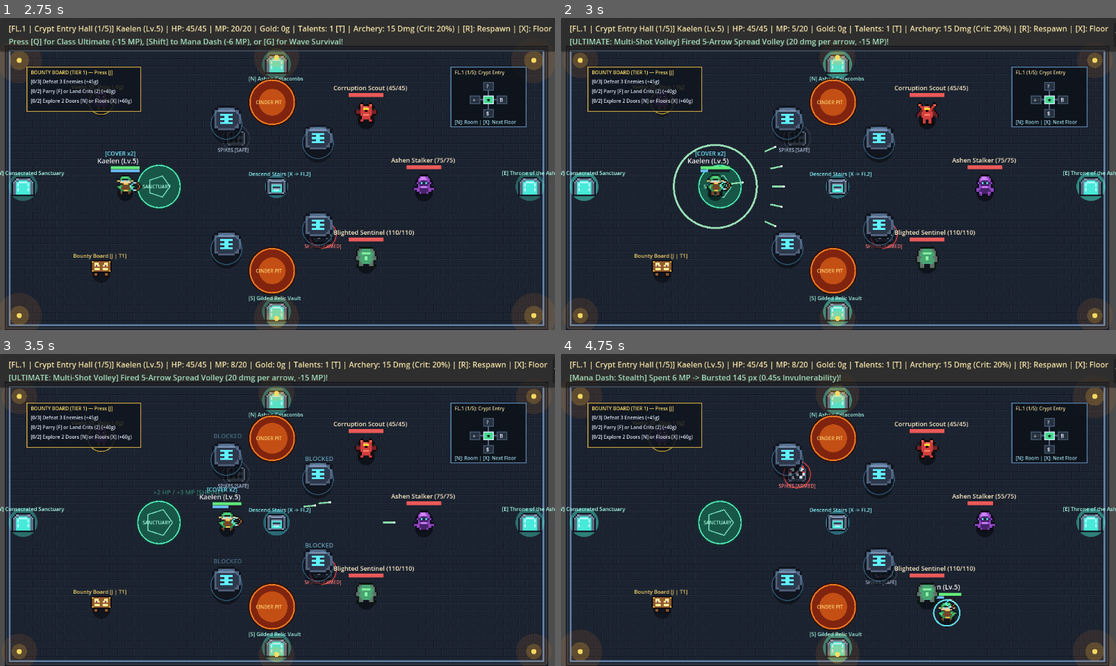
Above: before the commit, frames 1-4 (two rows, left to right).
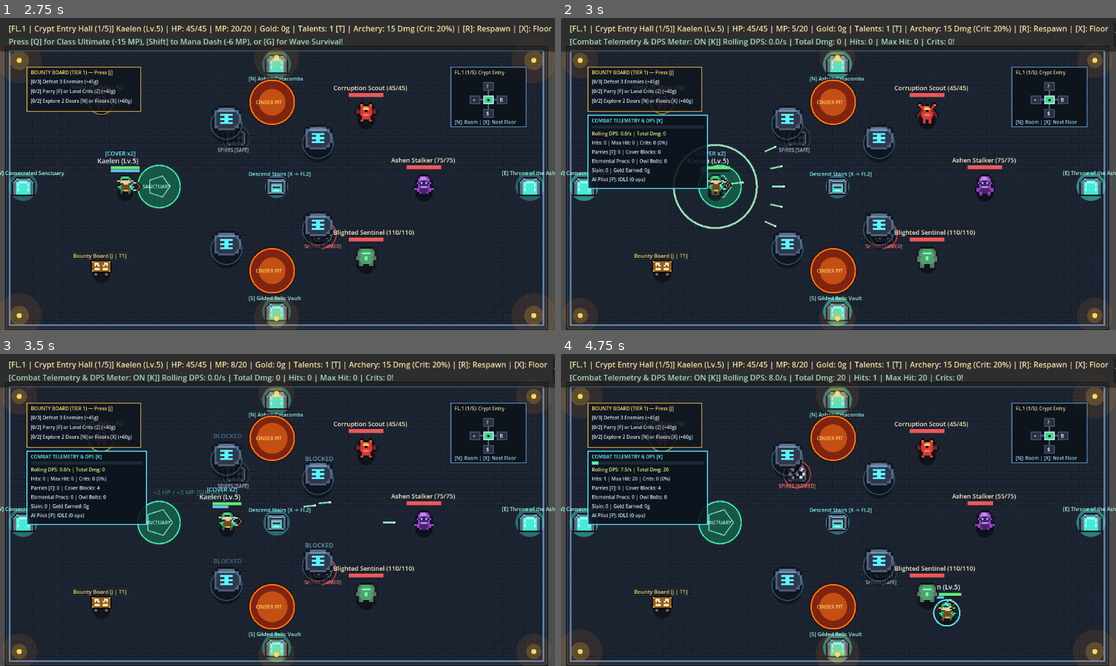
Above: after the commit, the same moments.

Repository: breakingthebot/AI-Godot-Unity-Project
Game: Godot game, scene res://scenes/main.tscn
Two runs of this game, one before a commit and one after it. Both use one fixed random seed, a clock stepped at 60 frames per second and the inputs below.
Inputs (mouse positions are in pixels of both pictures, inside the frame that each line leads up to):
- Up to frame 1 (2.75 s): click "Play 2D Arena [Tab]" at 0.5 s; click "Play 2D Arena [Tab]" at 1.25 s; click "⚔ ENTER THE CITADEL (2D ARENA…" at 2 s
- Up to frame 2 (3 s): tap Q at 2.75 s; move the mouse to (960, 158) at 2.77 s; hold D from 2.78 s (still down); tap K at 2.85 s; click (960, 158) at 2.92 s
- Up to frame 3 (3.5 s): keep holding D; tap Space at 3.02 s
- Up to frame 4 (4.75 s): move the mouse to (727, 525) at 3.52 s; release D at 3.53 s; hold S 3.53-4.28 s; tap K at 3.6, 4.55 s; tap Space at 3.77 s; move the mouse to (894, 441) at 4.27 s; hold D from 4.28 s (still down); tap Shift at 4.35 s

Frame 1 is identical in both runs. In frame 2, 2.3% of the frame differs, in the area x 2-71%, y 6-55%; in frame 3, 2.2%; in frame 4, 2.2%.

Commit message:
Add v3.0.0 Live Combat Telemetry & Rolling DPS Meter Overlay [K], and 58/58 tests

Diff:
--- a/godot_project/scripts/arena_controller.gd
+++ b/godot_project/scripts/arena_controller.gd
@@ -181,6 +181,12 @@
 var _familiar_fire_accum: float = 0.0
 var total_familiar_bolts_fired: int = 0
 var total_familiar_loot_fetched: int = 0
+var telemetry_overlay_visible: bool = false
+var total_damage_dealt: int = 0
+var total_hits_landed: int = 0
+var highest_single_hit: int = 0
+var combat_elapsed_seconds: float = 0.0
+var _dps_window_events: Array[Dictionary] = []
 
 const FAMILIAR_ORBIT_RADIUS: float = 48.0
 const FAMILIAR_ORBIT_SPEED: float = 2.6
@@ -188,6 +194,7 @@
 const FAMILIAR_BASE_DAMAGE: int = 9
 const FAMILIAR_UPGRADE_GOLD_COST: int = 30
 const FAMILIAR_LOOT_FETCH_RADIUS: float = 220.0
+const DPS_ROLLING_WINDOW_SECONDS: float = 5.0
 
 var _ui_layer: CanvasLayer
 var _status_label: Label
@@ -198,6 +205,7 @@
 var _talent_btn: Button
 var _bounty_btn: Button
 var _familiar_btn: Button
+var _telemetry_btn: Button
 var _sfx_btn: Button
 
 
@@ -1810,6 +1818,88 @@
 	}
 
 
+## Records a combat hit into the Rolling 5s DPS window and session combat analytics counters.
+func record_combat_damage(dmg_amount: int, time_step: float = 0.0) -> void:
+	var clean_dmg: int = maxi(0, dmg_amount)
+	if time_step > 0.0:
+		combat_elapsed_seconds += time_step
+	total_damage_dealt += clean_dmg
+	total_hits_landed += 1
+	highest_single_hit = maxi(highest_single_hit, clean_dmg)
+	_dps_window_events.append({
+		"t": combat_elapsed_seconds,
+		"dmg": clean_dmg
+	})
+	var cutoff: float = combat_elapsed_seconds - DPS_ROLLING_WINDOW_SECONDS
+	var kept: Array[Dictionary] = []
+	for ev in _dps_window_events:
+		if float(ev.get("t", 0.0)) >= cutoff:
+			kept.append(ev)
+	_dps_window_events = kept
+
+
+## Computes the rolling 5-second DPS (Damage Per Second) across recent combat hits.
+func get_rolling_dps() -> float:
+	if _dps_window_events.is_empty():
+		return 0.0
+	var cutoff: float = combat_elapsed_seconds - DPS_ROLLING_WINDOW_SECONDS
+	var window_dmg: int = 0
+	for ev in _dps_window_events:
+		if float(ev.get("t", 0.0)) >= cutoff:
+			window_dmg += int(ev.get("dmg", 0))
+	var denom: float = clampf(combat_elapsed_seconds, 1.0, DPS_ROLLING_WINDOW_SECONDS)
+	return float(window_dmg) / denom
+
+
+## Builds a structured dictionary of live in-game combat analytics and rolling DPS metrics.
+func get_combat_telemetry_summary() -> Dictionary:
+	var elem_procs: int = total_chilled_hits + total_elemental_burn_ticks + total_stormchain_arcs
+	var obs_crit_pct: int = int(round(float(total_critical_hits) / float(maxi(1, total_hits_landed)) * 100.0))
+	return {
+		"telemetry_overlay_visible": telemetry_overlay_visible,
+		"rolling_dps": snappedf(get_rolling_dps(), 0.1),
+		"total_damage_dealt": total_damage_dealt,
+		"total_hits_landed": total_hits_landed,
+		"highest_single_hit": highest_single_hit,
+		"total_critical_hits": total_critical_hits,
+		"observed_crit_rate_pct": obs_crit_pct,
+		"calculated_crit_chance_pct": int(round(get_calculated_crit_chance() * 100.0)),
+		"total_projectiles_parried": total_projectiles_parried,
+		"obstacle_blocks_count": obstacle_blocks_count,
+		"elemental_procs_total": elem_procs,
+		"total_familiar_bolts_fired": total_familiar_bolts_fired,
+		"total_enemies_defeated": total_enemies_defeated,
+		"total_gold_earned": total_gold_earned,
+		"ai_pilot_active": ai_pilot_active,
+		"ai_decisions_count": ai_decisions_count,
+		"ai_last_action": ai_last_action
+	}
+
+
+## Toggles the Live In-Game Combat Telemetry & Rolling DPS Meter Overlay ([K] Key / "DPS [K]" Button / "toggle_telemetry_overlay" RPC).
+func toggle_telemetry_overlay() -> Dictionary:
+	telemetry_overlay_visible = not telemetry_overlay_visible
+	if _telemetry_btn != null:
+		_telemetry_btn.text = "DPS: ON [K]" if telemetry_overlay_visible else "DPS: OFF [K]"
+	var state_str := "ON" if telemetry_overlay_visible else "OFF"
+	var msg := "[Combat Telemetry & DPS Meter: %s [K]] Rolling DPS: %.1f/s | Total Dmg: %d | Hits: %d | Max Hit: %d | Crits: %d!" % [
+		state_str,
+		get_rolling_dps(),
+		total_damage_dealt,
+		total_hits_landed,
+		highest_single_hit,
+		total_critical_hits
+	]
+	if _combat_banner != null:
+		_combat_banner.text = msg
+	arena_combat_event.emit(msg)
+	queue_redraw()
+	var summary := get_combat_telemetry_summary()
+	summary["status"] = "toggled"
+	summary["message"] = msg
+	return summary
+
+
 func _build_arena_overlay() -> void:
 	_ui_layer = CanvasLayer.new()
 	_ui_layer.name = "ArenaOverlay"
@@ -1936,6 +2026,12 @@
 	_familiar_btn.text = "Familiar: OFF [Z]"
 	_familiar_btn.pressed.connect(func() -> void: summon_or_upgrade_familiar())
 	hbox.add_child(_familiar_btn)
+
+	_telemetry_btn = Button.new()
+	_telemetry_btn.name = "TelemetryOverlayButton"
+	_telemetry_btn.text = "DPS: OFF [K]"
+	_telemetry_btn.pressed.connect(func() -> void: toggle_telemetry_overlay())
+	hbox.add_child(_telemetry_btn)
 
 	_sfx_btn = Button.new()
 	_sfx_btn.name = "SfxMuteButton"
@@ -2844,6 +2940,7 @@
 	var final_damage: int = damage * CRIT_DAMAGE_MULTIPLIER if crit_active else damage
 	if crit_active:
 		total_critical_hits += 1
+	record_combat_damage(final_damage)
 
 	_play_sfx("hit")
 	var d_pos: Vector2 = dummy.get("pos", Vector2(760.0, 200.0))
@@ -3019,6 +3116,8 @@
 				claim_or_advance_bounties()
 			elif ke.keycode == KEY_Z:
 				summon_or_upgrade_familiar()
+			elif ke.keycode == KEY_K:
+				toggle_telemetry_overlay()
 
 
 func _process(delta: float) -> void:
@@ -3099,6 +3198,7 @@
 
 	# 4. Step Floating Combat Text popups, Pixel-Spark Particles, and decay hit flash timers
 	_anim_time += delta
+	combat_elapsed_seconds += delta
 	step_floating_texts(delta)
 	step_particles(delta)
 	for i in range(dummies.size()):
@@ -3570,9 +3670,39 @@
 			draw_string(font, f_pos + Vector2(-26, 1), f_text, HORIZONTAL_ALIGNMENT_LEFT, -1, f_size, shadow_col)
 			draw_string(font, f_pos + Vector2(-27, 0), f_text, HORIZONTAL_ALIGNMENT_LEFT, -1, f_size, draw_col)
 
-	# 11. Live Top-Right Dungeon Minimap & Top-Left Quest Bounty Log Overlays
+	# 11. Live Top-Right Dungeon Minimap, Top-Left Quest Bounty Log & Combat Telemetry Overlays
 	_draw_dungeon_minimap(font)
 	_draw_bounty_tracker(font)
+	_draw_telemetry_overlay(font)
+
+
+func _draw_telemetry_overlay(font: Font) -> void:
+	if font == null or not telemetry_overlay_visible:
+		return
+	var panel_rect := Rect2(Vector2(56.0, 202.0), Vector2(248.0, 152.0))
+	draw_rect(panel_rect, Color(0.04, 0.07, 0.11, 0.88), true)
+	draw_rect(panel_rect, Color(0.38, 0.92, 1.0, 0.92), false, 1.8)
+	draw_string(font, panel_rect.position + Vector2(8, 15), "COMBAT TELEMETRY & DPS [K]", HORIZONTAL_ALIGNMENT_LEFT, -1, 10, Color(0.45, 0.96, 1.0))
+
+	var r_dps: float = get_rolling_dps()
+	var bar_bg := Rect2(panel_rect.position + Vector2(8, 21), Vector2(232.0, 7.0))
+	var dps_fill_ratio: float = clampf(r_dps / 120.0, 0.0, 1.0)
+	draw_rect(bar_bg, Color(0.12, 0.16, 0.22, 0.95), true)
+	draw_rect(Rect2(bar_bg.position, Vector2(bar_bg.size.x * dps_fill_ratio, bar_bg.size.y)), Color(0.35, 0.95, 0.68), true)
+
+	var elem_procs: int = total_chilled_hits + total_elemental_burn_ticks + total_stormchain_arcs
+	var obs_crit_pct: int = int(round(float(total_critical_hits) / float(maxi(1, total_hits_landed)) * 100.0))
+	var rows: Array[String] = [
+		"Rolling DPS: %.1f/s | Total Dmg: %d" % [r_dps, total_damage_dealt],
+		"Hits: %d | Max Hit: %d | Crits: %d (%d%%)" % [total_hits_landed, highest_single_hit, total_critical_hits, obs_crit_pct],
+		"Parries [F]: %d | Cover Blocks: %d" % [total_projectiles_parried, obstacle_blocks_count],
+		"Elemental Procs: %d | Owl Bolts: %d" % [elem_procs, total_familiar_bolts_fired],
+		"Slain: %d | Gold Earned: %dg" % [total_enemies_defeated, total_gold_earned],
+		"AI Pilot [P]: %s (%d ops)" % [ai_last_action.to_upper(), ai_decisions_count]
+	]
+	for i in range(rows.size()):
+		var col := Color(0.95, 0.92, 0.55) if i == 0 else Color(0.84, 0.90, 0.96)
+		draw_string(font, panel_rect.position + Vector2(8, 42 + i * 19), rows[i], HORIZONTAL_ALIGNMENT_LEFT, -1, 10, col)
 
 
 func _draw_bounty_tracker(font: Font) -> void:
--- a/godot_project/scripts/command_center_receiver.gd
+++ b/godot_project/scripts/command_center_receiver.gd
@@ -272,6 +272,14 @@
 				var f_dt: float = float(payload.get("delta", 1.2))
 				var sf_res: Dictionary = arena.step_familiar(f_dt)
 				action_note = "Remote RPC stepped Spirit Owl Familiar -> %d bolts, %d coins" % [int(sf_res.get("bolts_fired", 0)), int(sf_res.get("coins_fetched", 0))]
+		"toggle_telemetry_overlay":
+			if arena != null and arena.has_method("toggle_telemetry_overlay"):
+				var to_res: Dictionary = arena.toggle_telemetry_overlay()
+				action_note = "Remote RPC toggled Combat Telemetry & DPS Overlay -> %s (DPS: %.1f)" % [str(to_res.get("telemetry_overlay_visible", false)), float(to_res.get("rolling_dps", 0.0))]
+		"get_combat_telemetry":
+			if arena != null and arena.has_method("get_combat_telemetry_summary"):
+				var ct_res: Dictionary = arena.get_combat_telemetry_summary()
+				action_note = "Remote RPC queried Combat Telemetry -> Total Dmg: %d, Rolling DPS: %.1f" % [int(ct_res.get("total_damage_dealt", 0)), float(ct_res.get("rolling_dps", 0.0))]
 		"toggle_mute":
 			if sfx_node != null and sfx_node.has_method("toggle_mute"):
 				var muted_now: bool = sfx_node.toggle_mute()
@@ -385,6 +393,11 @@
 		"familiar_rank": int(arena.familiar_rank) if arena != null else 0,
 		"total_familiar_bolts_fired": int(arena.total_familiar_bolts_fired) if arena != null else 0,
 		"total_familiar_loot_fetched": int(arena.total_familiar_loot_fetched) if arena != null else 0,
+		"telemetry_overlay_visible": bool(arena.telemetry_overlay_visible) if arena != null else false,
+		"rolling_dps": snappedf(arena.get_rolling_dps(), 0.1) if (arena != null and arena.has_method("get_rolling_dps")) else 0.0,
+		"total_damage_dealt": int(arena.total_damage_dealt) if arena != null else 0,
+		"total_hits_landed": int(arena.total_hits_landed) if arena != null else 0,
+		"highest_single_hit": int(arena.highest_single_hit) if arena != null else 0,
 		"sfx_muted": bool(sfx_node.muted) if sfx_node != null else false,
 		"total_sfx_played": int(sfx_node.total_sfx_played) if sfx_node != null else 0,
 		"high_wave_reached": int(loader.high_wave_reached) if loader != null else 1,
--- a/godot_project/tests/test_hud_headless.gd
+++ b/godot_project/tests/test_hud_headless.gd
@@ -791,22 +791,54 @@
 		printerr("FAIL: Spirit Owl Rank 2 upgrade or 'summon_familiar' / 'step_familiar' RPC failed: up=", up_owl_rpc, " step=", step_owl_rpc)
 		quit(1)
 		return true
-	print("PASS [55/56]: Spirit Owl Rank 2 Upgrade & UDP RPCs verified (Bolt Dmg %d->%d, Total Owl Bolts=%d)." % [
+	print("PASS [55/58]: Spirit Owl Rank 2 Upgrade & UDP RPCs verified (Bolt Dmg %d->%d, Total Owl Bolts=%d)." % [
 		dmg_r1,
 		dmg_r2,
 		int(owl_snap.get("total_familiar_bolts_fired", 0))
 	])
 
-	# 56. Verify Failure Mode / Missing File Boundary Error Banner
+	# 56. Verify Live In-Game Combat Telemetry & Rolling 5s DPS Meter Analytics ([K] Key / get_combat_telemetry_summary)
+	arena.record_combat_damage(45, 0.5)
+	var ct_summary: Dictionary = arena.get_combat_telemetry_summary()
+	var r_dps_val: float = float(ct_summary.get("rolling_dps", 0.0))
+	var tot_dmg_val: int = int(ct_summary.get("total_damage_dealt", 0))
+	var tot_hits_val: int = int(ct_summary.get("total_hits_landed", 0))
+	var max_hit_val: int = int(ct_summary.get("highest_single_hit", 0))
+	if r_dps_val <= 0.0 or tot_dmg_val < 500 or tot_hits_val < 15 or max_hit_val < 45 or int(ct_summary.get("elemental_procs_total", 0)) < 3:
+		printerr("FAIL: Combat Telemetry & Rolling DPS summary invalid: ", ct_summary)
+		quit(1)
+		return true
+	print("PASS [56/58]: Combat Telemetry & Rolling DPS Analytics verified (Rolling DPS=%.1f/s, Total Dmg=%d, Hits=%d, Max Hit=%d, Elem Procs=%d)." % [
+		r_dps_val,
+		tot_dmg_val,
+		tot_hits_val,
+		max_hit_val,
+		int(ct_summary.get("elemental_procs_total", 0))
+	])
+
+	# 57. Verify Combat Telemetry Overlay Toggle ([K] Key / "toggle_telemetry_overlay" & "get_combat_telemetry" UDP RPCs)
+	var tog_ct_rpc: Dictionary = udp_bridge.execute_remote_command("toggle_telemetry_overlay", {})
+	var get_ct_rpc: Dictionary = udp_bridge.execute_remote_command("get_combat_telemetry", {})
+	var ct_snap: Dictionary = get_ct_rpc.get("snapshot", {})
+	if not arena.telemetry_overlay_visible or not bool(ct_snap.get("telemetry_overlay_visible", false)) or int(ct_snap.get("total_damage_dealt", 0)) < 500 or float(ct_snap.get("rolling_dps", 0.0)) <= 0.0:
+		printerr("FAIL: 'toggle_telemetry_overlay' or 'get_combat_telemetry' RPC failed: tog=", tog_ct_rpc, " get=", get_ct_rpc)
+		quit(1)
+		return true
+	print("PASS [57/58]: Combat Telemetry Overlay [K] & UDP RPCs verified (Overlay visible=%s, Snapshot Rolling DPS=%.1f/s)." % [
+		str(arena.telemetry_overlay_visible),
+		float(ct_snap.get("rolling_dps", 0.0))
+	])
+
+	# 58. Verify Failure Mode / Missing File Boundary Error Banner
 	hud.toggle_arena_mode()
 	var missing_res: Dictionary = loader.load_character_data("res://data/NonExistentChaosFile.json")
 	if not missing_res.is_empty() or not hud.error_banner.visible:
 		printerr("FAIL: Missing file error banner did not trigger.")
 		quit(1)
 		return true
-	print("PASS [56/56]: Missing-file error state verified -> ", hud.error_banner.text)
-
-	print("=== ALL 56 HEADLESS HUD, ARENA, ROSTER, ULTIMATES, BOSS, RELICS, SFX, POTIONS, PILLARS, CRITS, ENEMY BOLTS, PARRY, HAZARDS, FRENZY, AI PILOT, PIXEL-ART SPRITES, DUNGEON CRAWLER, BOSS ENRAGE, ELEMENTAL INFUSIONS, MERCHANT SHOP, SPIKE TRAPS, MIMICS, RESPAWN [R], TALENT TREE [T], FLOOR DESCENT [X], BOUNTY BOARD [J], TITLE SCREEN, SPIRIT OWL FAMILIAR [Z], UDP & SAVE/LOAD TESTS PASSED ===")
+	print("PASS [58/58]: Missing-file error state verified -> ", hud.error_banner.text)
+
+	print("=== ALL 58 HEADLESS HUD, ARENA, ROSTER, ULTIMATES, BOSS, RELICS, SFX, POTIONS, PILLARS, CRITS, ENEMY BOLTS, PARRY, HAZARDS, FRENZY, AI PILOT, PIXEL-ART SPRITES, DUNGEON CRAWLER, BOSS ENRAGE, ELEMENTAL INFUSIONS, MERCHANT SHOP, SPIKE TRAPS, MIMICS, RESPAWN [R], TALENT TREE [T], FLOOR DESCENT [X], BOUNTY BOARD [J], TITLE SCREEN, SPIRIT OWL FAMILIAR [Z], DPS TELEMETRY [K], UDP & SAVE/LOAD TESTS PASSED ===")
 	_main_instance.queue_free()
 	quit(0)
 	return true
Not shown, changed: CHANGELOG.md
